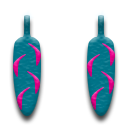
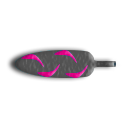
Revision of a layered 128 × 128 image; what changed, layer by layer:
removed layer "Layer 2 copy" over bbox(83, 10, 119, 125)
painted on "Layer 2" over bbox(6, 10, 120, 125)
